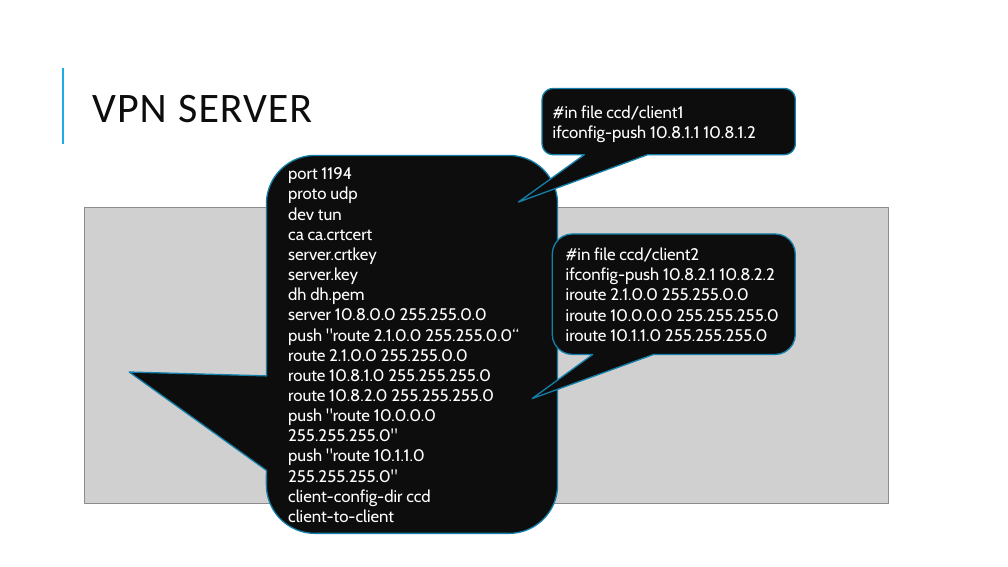
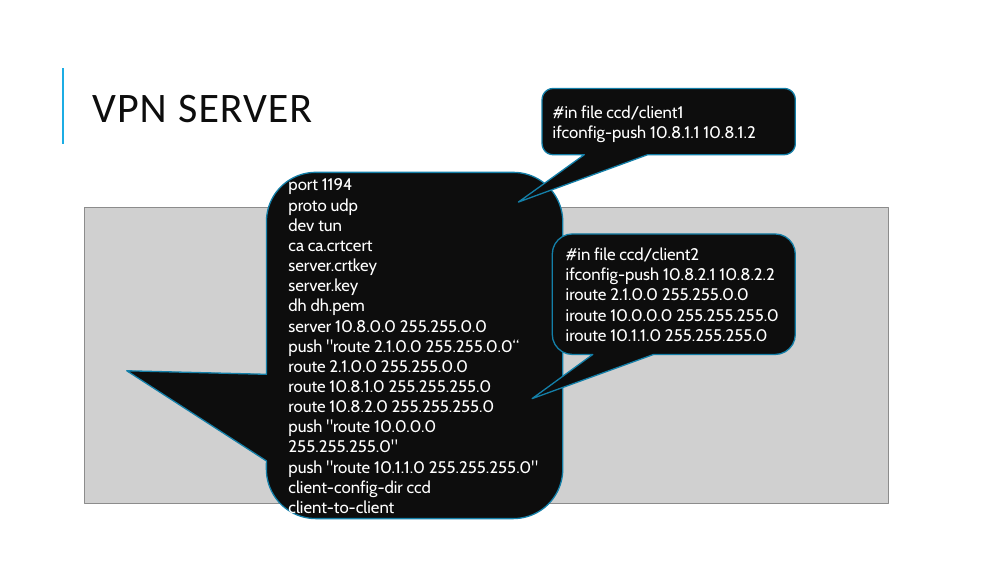
Before and after one commit to BSc-MSc-Projects/NSD-VPNs, a slide deck: slide 49 of presentazione/NSD_presentation.pptx. Drawn at 1008x567 pixels with LibreOffice and Linux fonts; fonts in the diff are those of the drawing; grey boxes stand for pictures. Boxes give left, top, right and bottom in pixels: in the first picture for what was removed or moved away, otherwise in the second. Text is boxed around its words. In the diff, an @@ line names an element or a change of style, - is before the commit and + after.

```diff
--- a/presentazione/NSD_presentation.pptx
+++ b/presentazione/NSD_presentation.pptx
@@ rounded speech box "port 1194" resized from (x1=266, y1=156, x2=557, y2=534) to (x1=266, y1=172, x2=563, y2=519) @@
```
